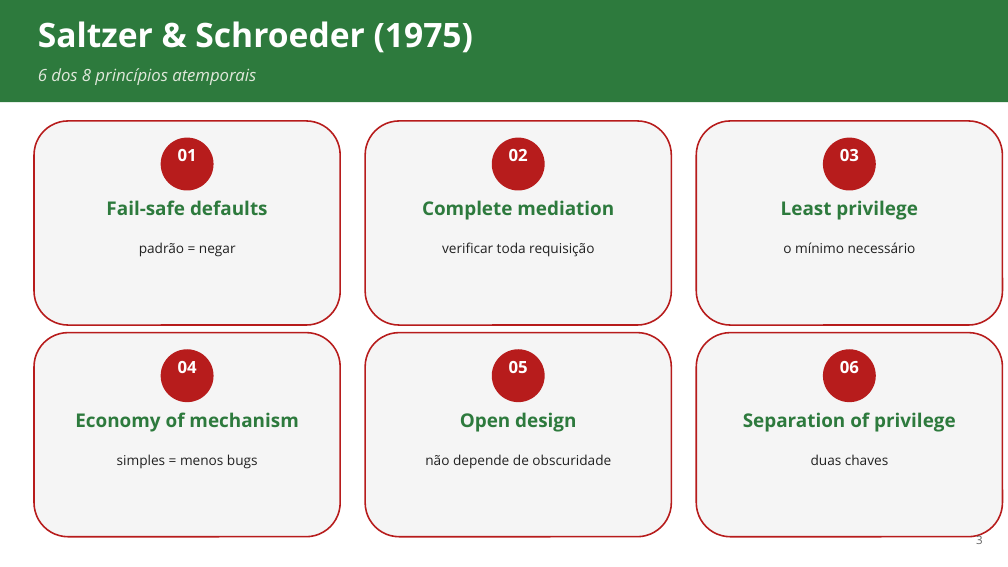
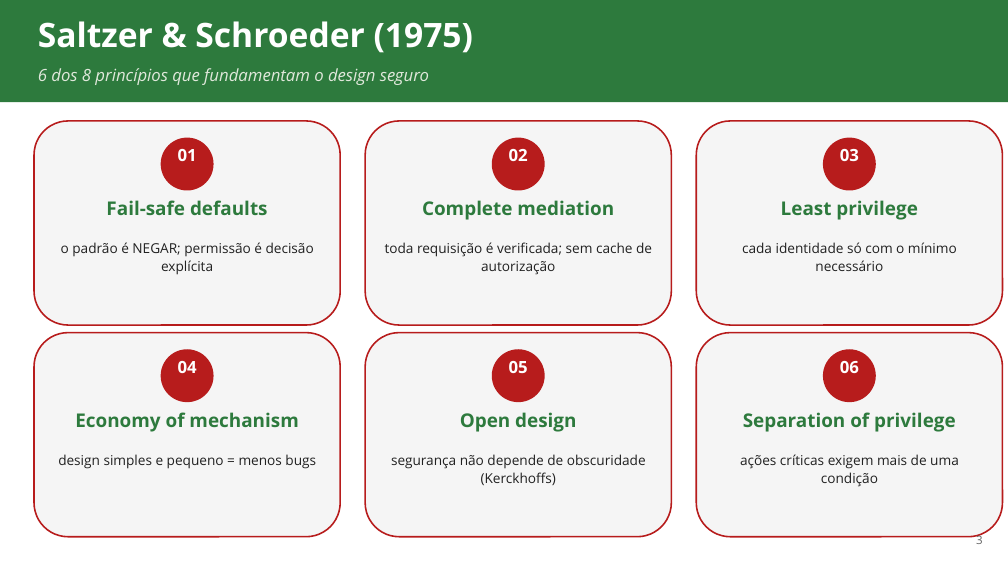
Before and after one commit to ads-sapucaia-ssc/SSC, a slide deck: slide 3 of aulas/aula-05-projeto-seguro.pptx. Drawn at 1008x567 pixels with LibreOffice and Linux fonts; fonts in the diff are those of the drawing. Boxes give left, top, right and bottom in pixels: in the first picture for what was removed or moved away, otherwise in the second. Text is boxed around its words. In the diff, an @@ line names an element or a change of style, - is before the commit and + after.

Commit message:
Slides como material de estudo: texto de tela mais explicativo, exemplos trabalhados (IDOR, BDD, STRIDE/LINDDUN-per-element) e notas de estudo (apostila embutida) em cada slide de conteudo

```diff
--- a/aulas/aula-05-projeto-seguro.pptx
+++ b/aulas/aula-05-projeto-seguro.pptx
@@ text at (38,68,429,85): text changed @@
-6 dos 8 princípios atemporais
+6 dos 8 princípios que fundamentam o design seguro
@@ text at (61,242,314,275): text changed @@
-padrão = negar
+o padrão é NEGAR; permissão é decisão explícita
@@ text at (385,242,652,275): text changed @@
-verificar toda requisição
+toda requisição é verificada; sem cache de autorização
@@ text at (742,242,957,271): text changed @@
-o mínimo necessário
+cada identidade só com o mínimo necessário
@@ text at (58,454,316,469): text changed @@
-simples = menos bugs
+design simples e pequeno = menos bugs
@@ text at (391,454,646,485): text changed @@
-não depende de obscuridade
+segurança não depende de obscuridade (Kerckhoffs)
@@ text at (740,454,959,487): text changed @@
-duas chaves
+ações críticas exigem mais de uma condição
```
Also in this commit, not shown: 4 other slides changed, 1 slide added, 10 other files.
